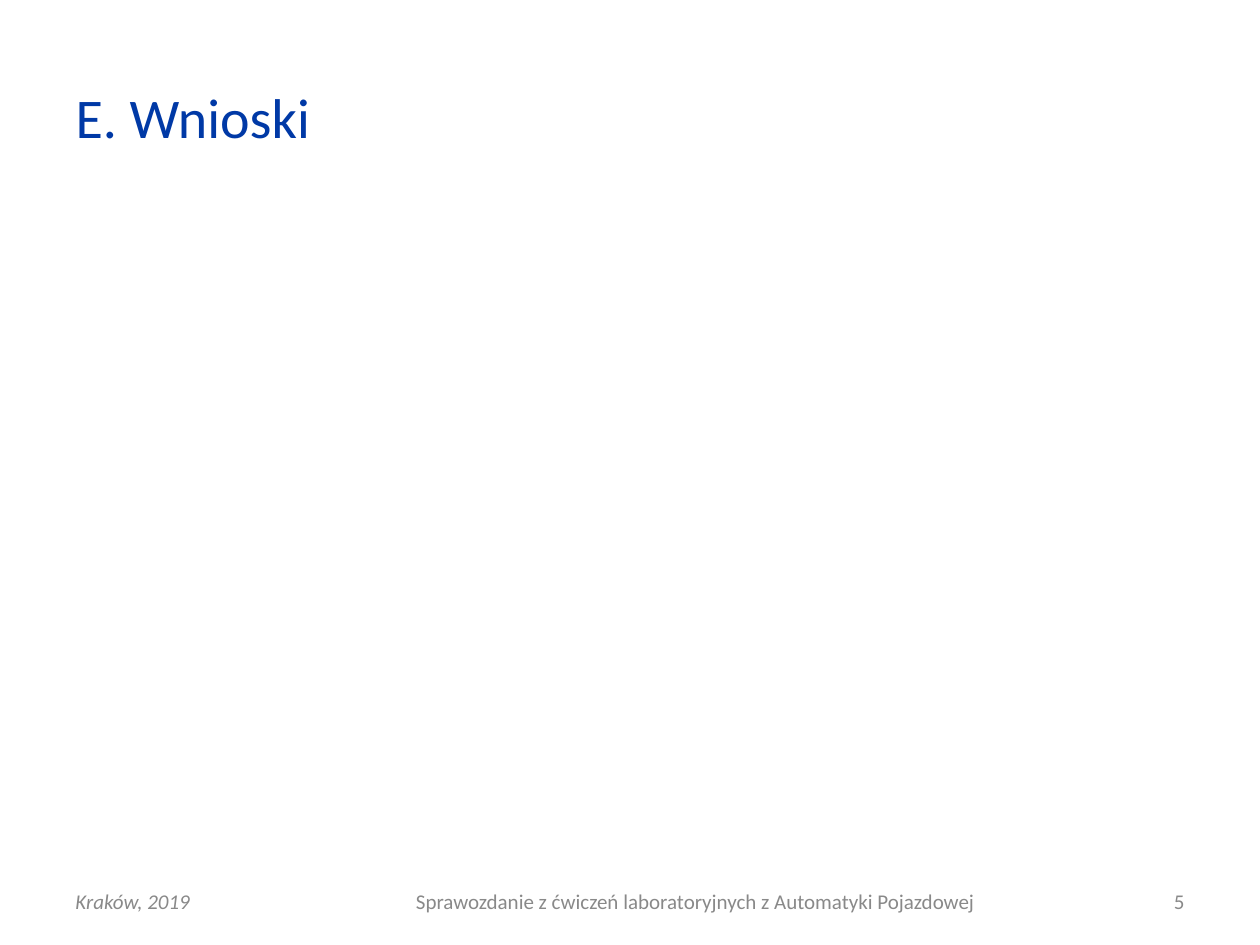
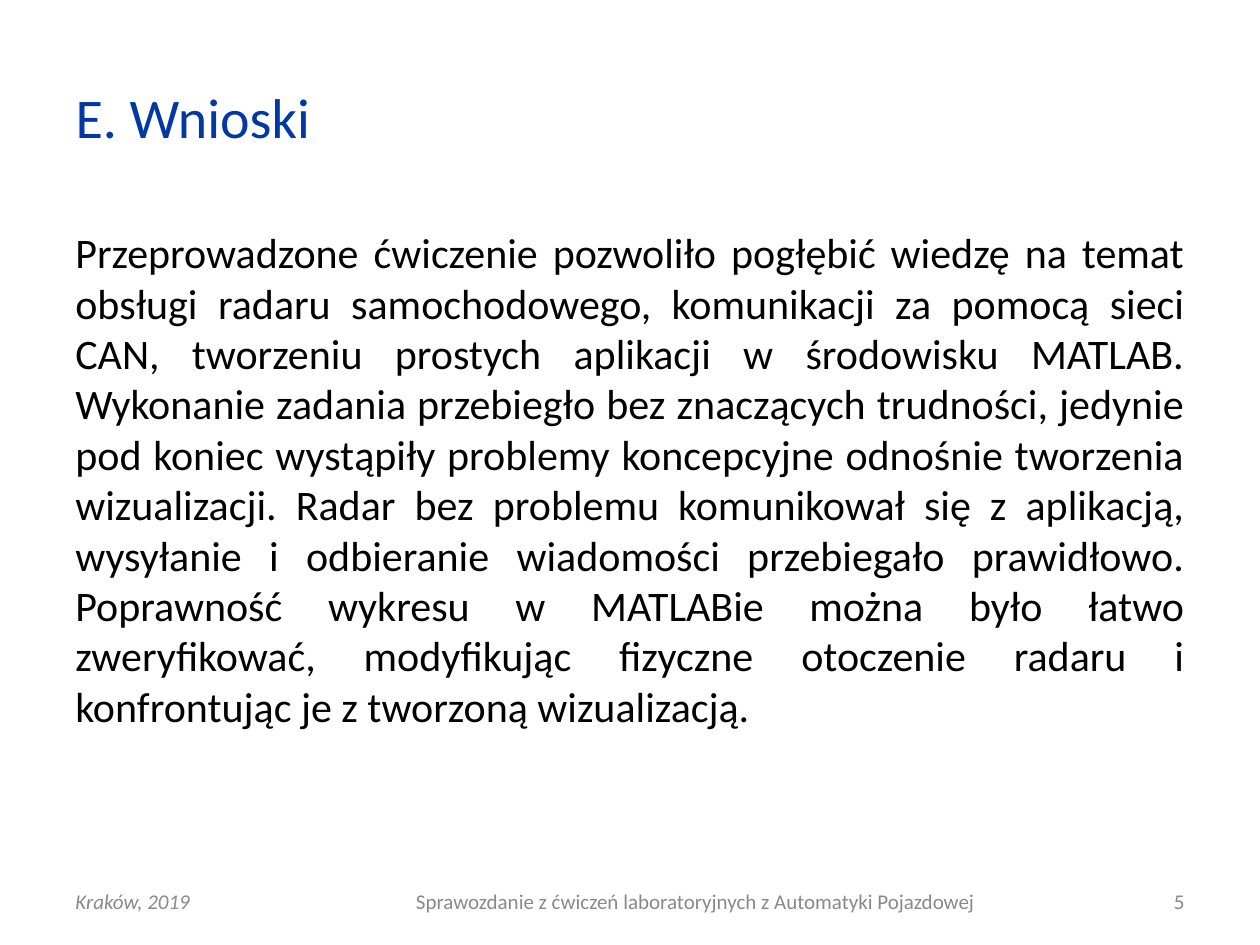
Before and after one commit to elfsonix/Automatyka-Pojazdowa, a slide deck: slide 5 of Lab6/AP_L06_20190320_0930_G03.ppt. Drawn at 1260x945 pixels with LibreOffice and Linux fonts; fonts in the diff are those of the drawing. Boxes give left, top, right and bottom in pixels: in the first picture for what was removed or moved away, otherwise in the second. Text is boxed around its words. In the diff, an @@ line names an element or a change of style, - is before the commit and + after.

Commit message:
Wnioski

```diff
--- a/Lab6/AP_L06_20190320_0930_G03.ppt
+++ b/Lab6/AP_L06_20190320_0930_G03.ppt
@@ text added at bbox=[75, 238, 1184, 730], 24 pt, text #000000 @@
+Przeprowadzone ćwiczenie pozwoliło pogłębić wiedzę na temat obsługi radaru samochodowego, komunikacji za pomocą sieci CAN, tworzeniu prostych aplikacji w środowisku MATLAB. Wykonanie zadania przebiegło bez znaczących trudności, jedynie pod koniec wystąpiły problemy koncepcyjne odnośnie tworzenia wizualizacji. Radar bez problemu komunikował się z aplikacją, wysyłanie i odbieranie wiadomości przebiegało prawidłowo. Poprawność wykresu w MATLABie można było łatwo zweryfikować, modyfikując fizyczne otoczenie radaru i konfrontując je z tworzoną wizualizacją.
```
Also in this commit, not shown: 3 other files.
